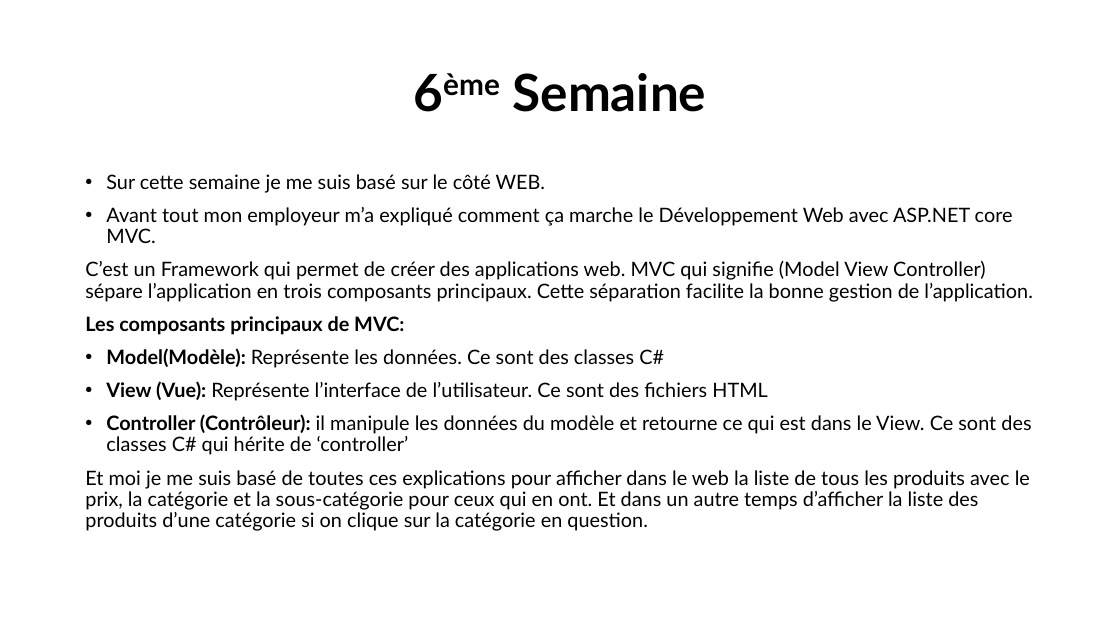
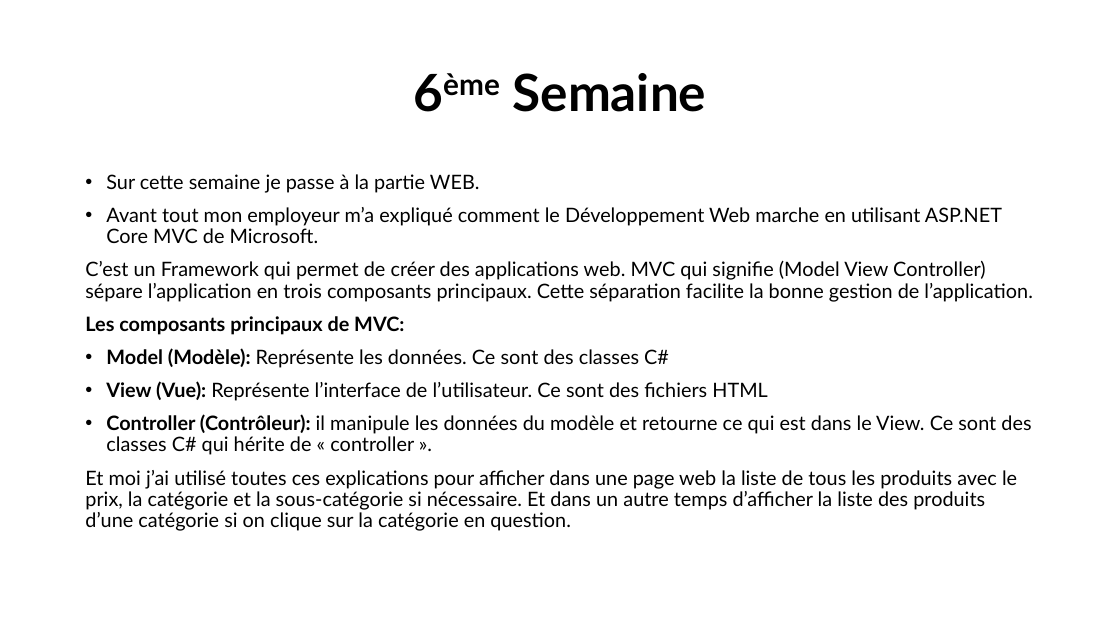
Before and after one commit to alimakri/DanCookStage, a slide deck: slide 16 of Documents/DanCook_Stage.pptx. Drawn at 1120x630 pixels with LibreOffice and Linux fonts; fonts in the diff are those of the drawing. Boxes give left, top, right and bottom in pixels: in the first picture for what was removed or moved away, otherwise in the second. Text is boxed around its words. In the diff, an @@ line names an element or a change of style, - is before the commit and + after.

```diff
--- a/Documents/DanCook_Stage.pptx
+++ b/Documents/DanCook_Stage.pptx
@@ text at (106,174,1002,243): text changed @@
-• Sur cette semaine je me suis basé sur le côté WEB.
-• Avant tout mon employeur m’a expliqué comment ça marche le Développement Web avec ASP.NET core MVC.
+• Sur cette semaine je passe à la partie WEB.
+• Avant tout mon employeur m’a expliqué comment le Développement Web marche en utilisant ASP.NET Core MVC de Microsoft.
@@ text at (106,348,669,368): spaces changed @@
-• Model(Modèle): Représente les données. Ce sont des classes C#
+• Model (Modèle): Représente les données. Ce sont des classes C#
@@ text at (85,414,1031,531): text changed @@
-• Controller (Contrôleur): il manipule les données du modèle et retourne ce qui est dans le View. Ce sont des classes C# qui hérite de ‘controller’
-Et moi je me suis basé de toutes ces explications pour afficher dans le web la liste de tous les produits avec le prix, la catégorie et la sous-catégorie pour ceux qui en ont. Et dans un autre temps d’afficher la liste des produits d’une catégorie si on clique sur la catégorie en question.
+• Controller (Contrôleur): il manipule les données du modèle et retourne ce qui est dans le View. Ce sont des classes C# qui hérite de « controller ».
+Et moi j’ai utilisé toutes ces explications pour afficher dans une page web la liste de tous les produits avec le prix, la catégorie et la sous-catégorie si nécessaire. Et dans un autre temps d’afficher la liste des produits d’une catégorie si on clique sur la catégorie en question.
```
Also in this commit, not shown: 7 other slides changed.
